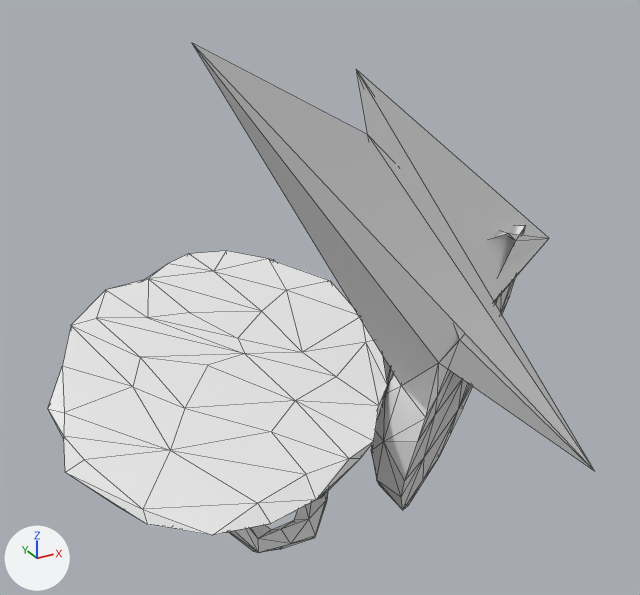
The OBJ model mesh_cnn/datasets/random_walks/T63.obj: old version first, new version second.
One viewpoint serves both versions: a 50 mm camera at (-1.27, -2.2, 1.39) aimed at (-0.06, 0.0, 0.29). Arrows for +X, +Y and +Z are at lower left; the lights stay in place. Mesh edges are drawn as thin lines. Where no turn or scale is listed for an object, it has been applied to the vertices.

Objects in the first picture: 'T63'.
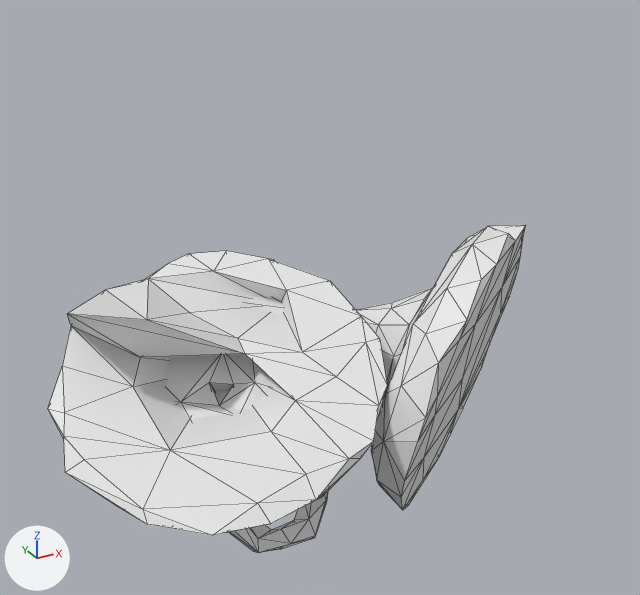
Boxes [x1, y1, x2, y2] around the edits, measured in the pictures (640 x 595 px; the box of a moved part takes in the faces that stretch with it):
```json
{"object": "T63", "change": "reshaped", "before": [48, 43, 594, 553], "after": [48, 225, 526, 553], "on screen": "12% narrower, 36% shorter"}
{"part": 1, "of": "me_t63", "change": "moved or reshaped", "before": [71, 271, 302, 450], "after": [67, 271, 302, 450]}
{"part": 2, "of": "me_t63", "change": "moved or reshaped", "before": [192, 43, 594, 470], "after": [401, 234, 516, 386]}
```

Scene script edits in JSON lines:
```json
{"block": "me_t63", "where": "me_t63.from_pydata(...)  # 252 vertices, 500 faces; spans x -0.9..1.04, y -0.6..0.45, z -0.6..1.17"}
{"block": "me_t63", "where": "# used by ob_t63; location = (0.0, 0.0, 0.0)"}
{"block": "me_t63", "change": "me_t63 part 1"}
{"op": "set", "path": "me_t63.vertices[189].co", "old": "(-0.2, 0.13, 0.23)", "new": "(-0.09, 0.23, 0.19)", "note": "pixel (261, 311) -> not seen"}
{"op": "set", "path": "me_t63.vertices[201].co", "old": "(-0.53, 0.28, 0.22)", "new": "(-0.62, -0.02, 0.36)", "note": "pixel (147, 317) -> pixel (146, 319)"}
{"op": "set", "path": "me_t63.vertices[205].co", "old": "(-0.67, 0.35, 0.22)", "new": "(-0.82, 0.07, 0.38)", "note": "pixel (96, 318) -> pixel (67, 313)"}
{"op": "set", "path": "me_t63.vertices[209].co", "old": "(-0.43, 0.04, 0.14)", "new": "(-0.21, 0.34, 0.12)", "note": "pixel (207, 365) -> not seen"}
{"op": "set", "path": "me_t63.vertices[217].co", "old": "(-0.54, -0.05, 0.07)", "new": "(-0.3, 0.25, 0.01)", "note": "pixel (184, 408) -> not seen"}
{"block": "me_t63", "change": "me_t63 part 2"}
{"op": "set", "path": "me_t63.vertices[244].co", "old": "(-0.19, -0.45, 0.91)", "new": "(0.2, -0.29, 0.38)", "note": "pixel (367, 134) -> pixel (446, 288)"}
{"op": "set", "path": "me_t63.vertices[247].co", "old": "(-0.67, -0.6, 1.17)", "new": "(0.1, -0.33, 0.28)", "note": "pixel (191, 42) -> pixel (425, 333)"}
{"op": "set", "path": "me_t63.vertices[248].co", "old": "(1.04, -0.19, -0.6)", "new": "(0.19, -0.41, 0.33)", "note": "pixel (594, 471) -> pixel (467, 320)"}
{"op": "set", "path": "me_t63.vertices[250].co", "old": "(0.87, 0.01, 0.32)", "new": "(0.35, -0.32, 0.44)", "note": "pixel (549, 238) -> pixel (496, 264)"}
{"op": "set", "path": "me_t63.vertices[251].co", "old": "(-0.16, -0.36, 1.04)", "new": "(0.28, -0.34, 0.41)", "note": "pixel (356, 69) -> pixel (481, 279)"}
```
